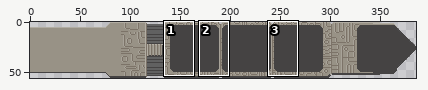
Sprite sheet, stored at Assets/Gfx/UI COMPONENTS/drawer_empty.png. The picture above shows the old version from afar; the outline marks the close-up.
Close-up. Old version:
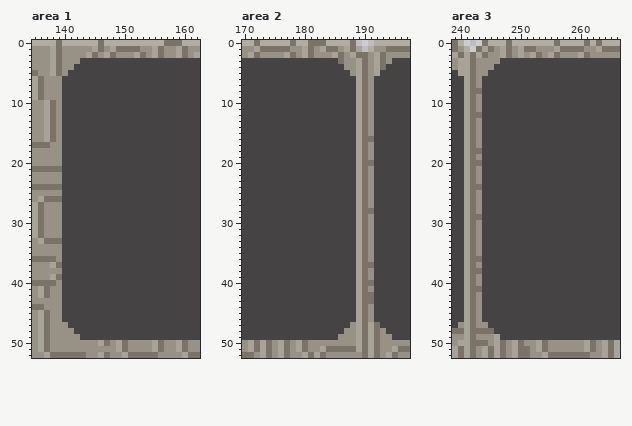
The file is 386x56 pixels. Colours within 5 levels of each other are drawn and written as one. Shown: area 1: x 135..162, y 0..52; area 2: x 170..197, y 0..52; area 3: x 239..266, y 0..52. The commit also changed other parts of the picture, which this record leaves out.
After:
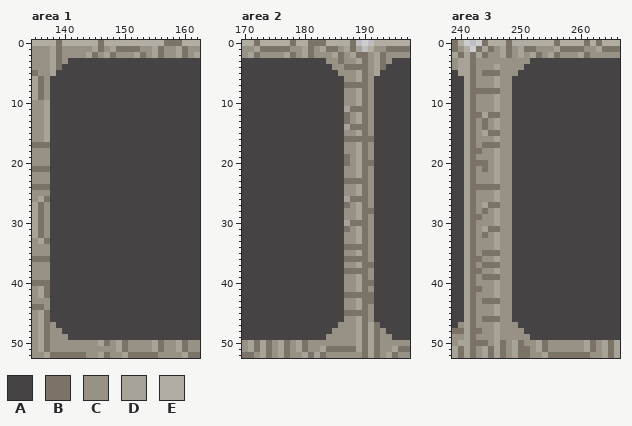
Palette (. is transparent): A #454343  B #7c7368  C #989286  D #a8a399  E #b2ada3
The exact change:
Area 1:
y 3: x 141..142 CC -> AA
y 4: x 140..141 CC -> AA
y 5: x 139..140 BC -> AA
y 6..9: x 138..139 CC -> AA
y 10..16: x 138..139 BC -> AA
y 17..20: x 138..139 CC -> AA
y 21: x 138..139 BB -> AA
y 22..23: x 138..139 CC -> AA
y 24: x 138..139 BB -> AA
y 25: x 138..139 CC -> AA
y 26: x 138..139 BB -> AA
y 27..32: x 138..139 CC -> AA
y 33: x 138..139 BB -> AA
y 34..35: x 138..139 CC -> AA
y 36: x 138..139 BC -> AA
y 37: x 138..139 DB -> AA
y 38: x 138..139 CC -> AA
y 39: x 138..139 DB -> AA
y 40: x 138..139 BC -> AA
y 41..46: x 138..139 CC -> AA
y 47: x 139..140 CC -> AA
y 48: x 140..141 CC -> AA
y 49: x 141..142 CC -> AA
Area 2:
y 3: x 184..185 AA -> CC
y 4: x 185..189 AACCD -> CCBBB
y 5: x 186..187 AA -> CC
y 6: x 187..188 AA -> CC
y 7: x 187..189 AAD -> BBB
y 8..10: x 187..188 AA -> CC
y 11: x 187..189 AAD -> DBB
y 12..13: x 187..188 AA -> BC
y 14: x 187..189 AAD -> DBB
y 15: x 187..188 AA -> CC
y 16: x 187..189 AAD -> BBB
y 17..18: x 187..188 AA -> CC
y 19..20: x 187..188 AA -> BC
y 21..22: x 187..188 AA -> CC
y 23: x 187..189 AAD -> BBB
y 24..25: x 187..188 AA -> CC
y 26: x 187..189 AAD -> DBB
y 27: x 187..188 AA -> BC
y 28..29: x 187..188 AA -> CC
y 30: x 187..189 AAD -> DBB
y 31: x 187..188 AA -> BC
y 32..33: x 187..188 AA -> CC
y 34: x 187..189 AAD -> BBB
y 35: x 187..188 AA -> CC
y 36: x 187..189 AAD -> BBB
y 37: x 187..188 AA -> CC
y 38: x 187..189 AAD -> BBB
y 39..41: x 187..188 AA -> CC
y 42: x 187..189 AAD -> BBB
y 43..44: x 187..188 AA -> CC
y 45: x 187..189 AAD -> BBB
y 46: x 187..188 AA -> CC
y 47: x 186..187 AA -> CC
y 48: x 185..186 AA -> CC
y 49: x 184..185 AA -> CC
Area 3:
y 3: x 247..251 AAAAA -> CCCCC
y 4: x 246..250 AAAAA -> DCCCC
y 5: x 244..249 CAAAAA -> BBBCCC
y 6..7: x 244..248 AAAAA -> CCDCC
y 8: x 244..248 AAAAA -> BBBCC
y 9..11: x 244..248 AAAAA -> CCDCC
y 12: x 244..248 AAAAA -> DBBCC
y 13..14: x 244..248 AAAAA -> BCDCC
y 15: x 244..248 AAAAA -> DBBCC
y 16: x 244..248 AAAAA -> CCDCC
y 17: x 244..248 AAAAA -> BBBCC
y 18..19: x 244..248 AAAAA -> CCDCC
y 20..21: x 244..248 AAAAA -> BCDCC
y 22..23: x 244..248 AAAAA -> CCDCC
y 24: x 244..248 AAAAA -> BBBCC
y 25..26: x 244..248 AAAAA -> CCDCC
y 27: x 244..248 AAAAA -> DBBCC
y 28: x 244..248 AAAAA -> BCDCC
y 29..30: x 244..248 AAAAA -> CCDCC
y 31: x 244..248 AAAAA -> DBBCC
y 32: x 244..248 AAAAA -> BCDCC
y 33..34: x 244..248 AAAAA -> CCDCC
y 35: x 244..248 AAAAA -> BBBCC
y 36: x 244..248 AAAAA -> CCDCC
y 37: x 244..248 AAAAA -> BBBCC
y 38: x 244..248 AAAAA -> CCDCC
y 39: x 244..248 AAAAA -> BBBCC
y 40..42: x 244..248 AAAAA -> CCDCC
y 43: x 244..248 AAAAA -> BBBCC
y 44..45: x 244..248 AAAAA -> CCDCC
y 46: x 244..248 AAAAA -> BBBCC
y 47: x 245..249 AAAAA -> CDCCC
y 48: x 244..250 BBAAAAA -> CCDCCCC
y 49: x 247..251 AAAAA -> CCCCC
Boxes around the changes in both close-ups, in picture pixels (x1, y1, x2, y2):
changed: (50, 58, 80, 340)
changed: (326, 58, 362, 340)
changed: (482, 58, 530, 340)
